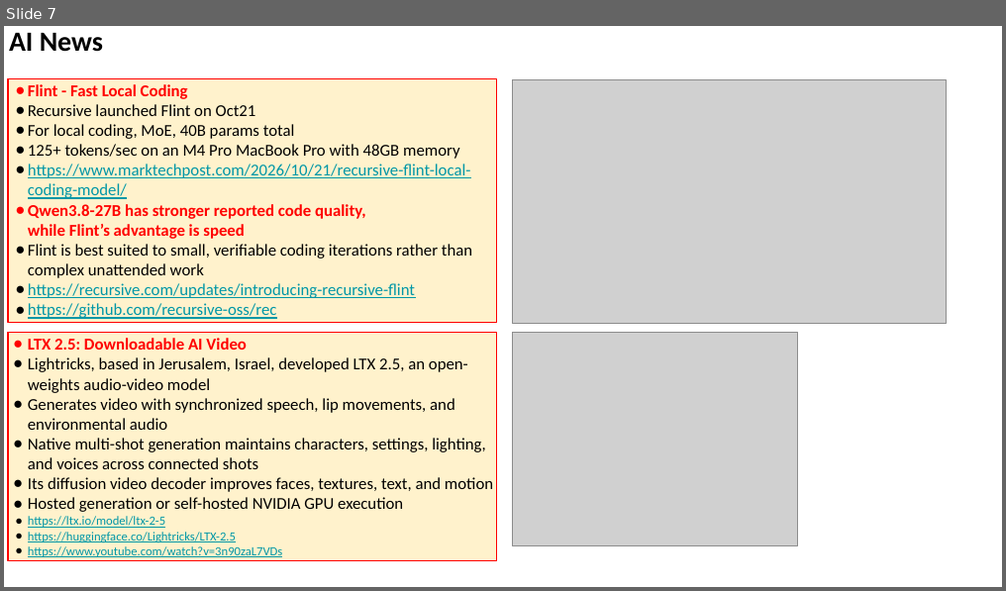
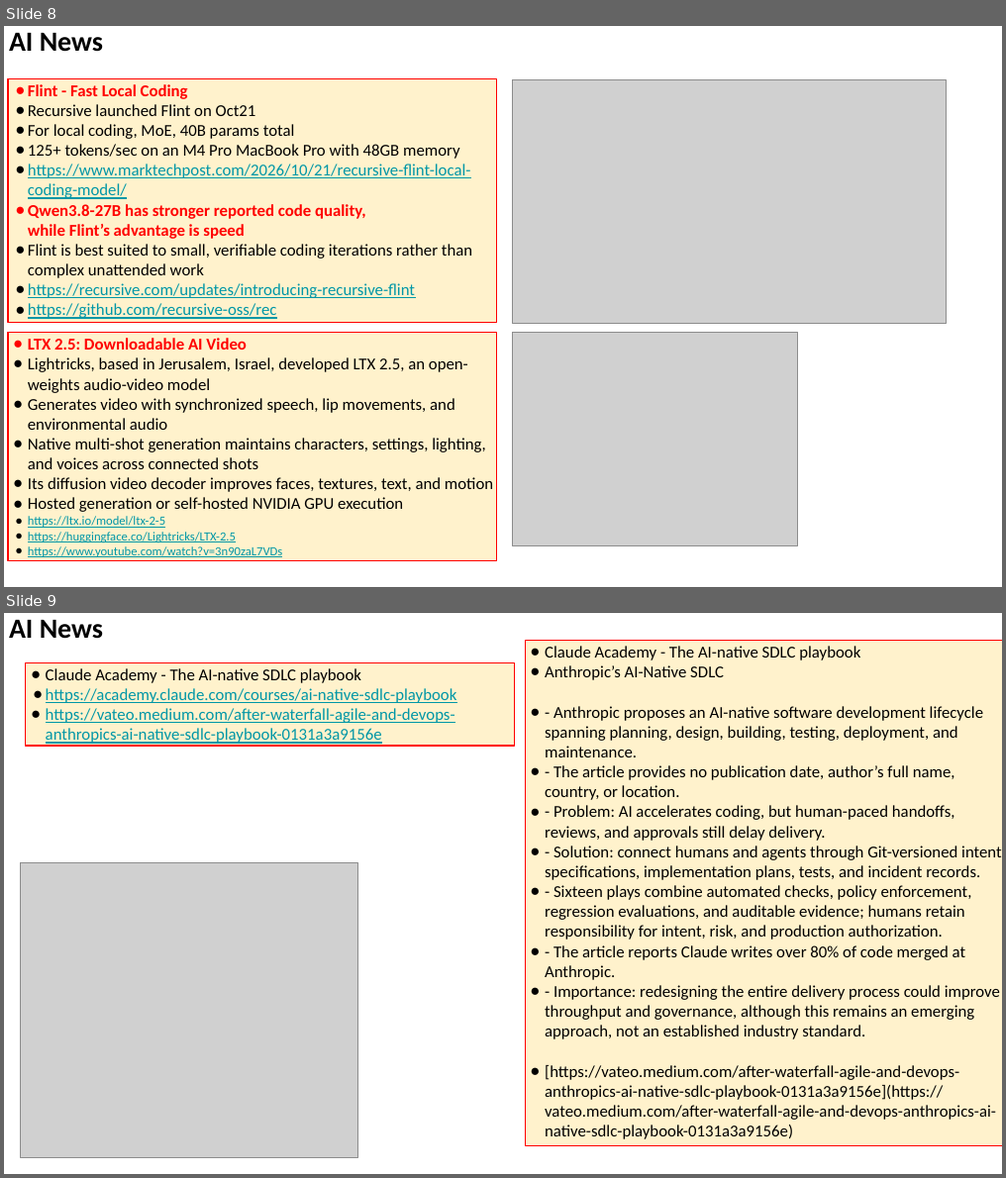
Before and after one commit to lselector/seminar, a slide deck: 2026/2026-10-30-AI-News.pptx. Shown one above the other, each under a label of ours: slide 7 before the commit, slides 8 and 9 after it. The pictures are 1006x591 and 1006x1178 pixels, drawn with LibreOffice and Linux fonts; fonts in the diff are those of the drawing; grey boxes stand for pictures. Boxes give left, top, right and bottom in pixels: in the first picture for what was removed or moved away, otherwise in the second. Text is boxed around its words. In the diff, an @@ line names an element or a change of style, - is before the commit and + after.

```diff
--- a/2026/2026-10-30-AI-News.pptx
+++ b/2026/2026-10-30-AI-News.pptx
@@ slide 9 added at (x1=4, y1=613, x2=1002, y2=1174), background #FFFFFF @@
@@ text added at (x1=9, y1=619, x2=103, y2=639), 20 pt, text #000000, bold @@
+AI News
@@ rectangle added at (x1=525, y1=641, x2=1002, y2=1147), fill #FFF2CC, outline #FF0000 0.75 pt, 12 pt, text #000000 @@
+● Claude Academy - The AI-native SDLC playbook
+● Anthropic’s AI-Native SDLC
+● - Anthropic proposes an AI-native software development lifecycle spanning planning, design, building, testing, deployment, and maintenance.
+● - The article provides no publication date, author’s full name, country, or location.
+● - Problem: AI accelerates coding, but human-paced handoffs, reviews, and approvals still delay delivery.
+● - Solution: connect humans and agents through Git-versioned intent, specifications, implementation plans, tests, and incident records.
+● - Sixteen plays combine automated checks, policy enforcement, regression evaluations, and auditable evidence; humans retain responsibility for intent, risk, and production authorization.
+● - The article reports Claude writes over 80% of code merged at Anthropic.
+● - Importance: redesigning the entire delivery process could improve throughput and governance, although this remains an emerging approach, not an established industry standard.
+● [https://vateo.medium.com/after-waterfall-agile-and-devops-anthropics-ai-native-sdlc-playbook-0131a3a9156e](https://vateo.medium.com/after-waterfall-agile-and-devops-anthropics-ai-native-sdlc-playbook-0131a3a9156e)
@@ rectangle added at (x1=26, y1=663, x2=515, y2=746), fill #FFF2CC, outline #FF0000 0.75 pt, 12 pt, text #0097A7, underline @@
+● Claude Academy - The AI-native SDLC playbook
+● https://academy.claude.com/courses/ai-native-sdlc-playbook
+● https://vateo.medium.com/after-waterfall-agile-and-devops-anthropics-ai-native-sdlc-playbook-0131a3a9156e
@@ picture added at (x1=21, y1=862, x2=358, y2=1157) @@
@@ what was slide 7 is now slide 8 @@
```
Also in this commit, not shown: 5 slides changed, 5 other slides added.
